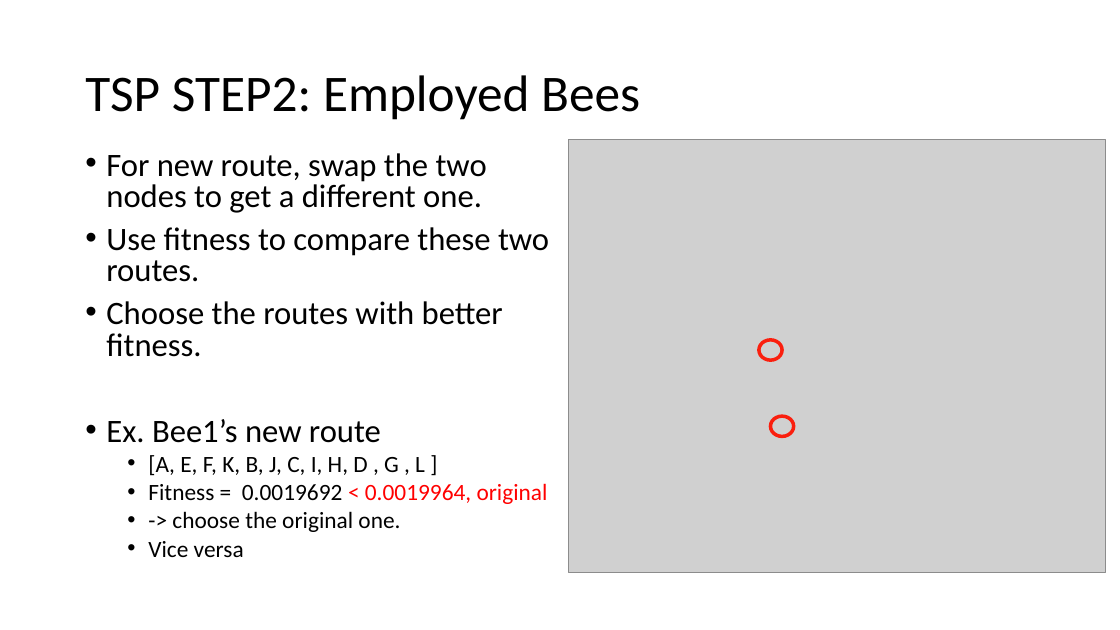
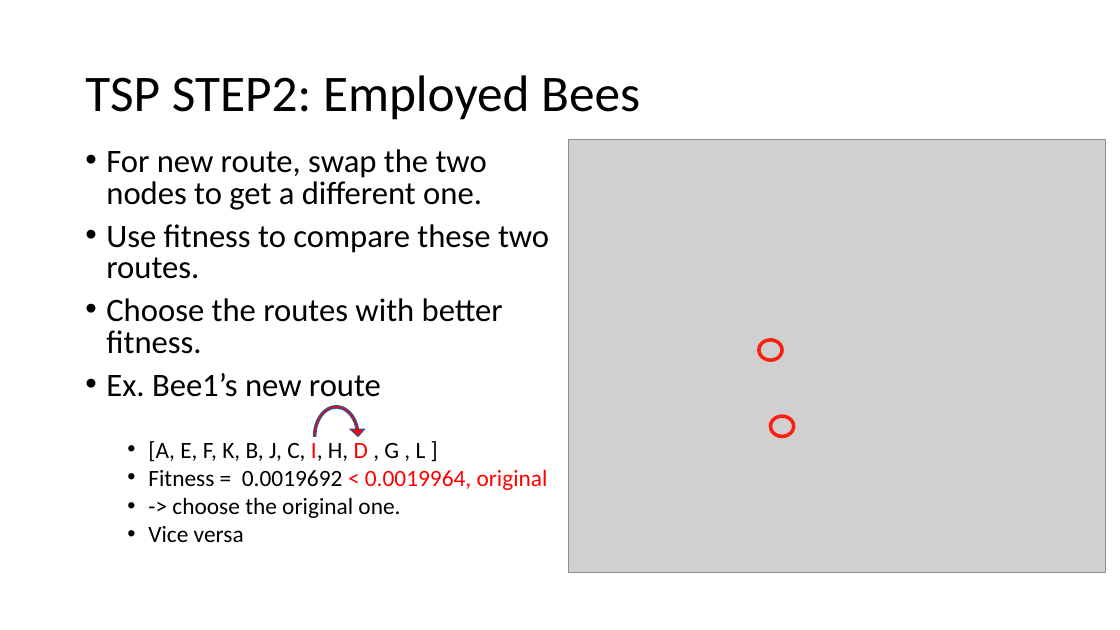
Before and after one commit to dreamakerChao/algorithm_final, a slide deck: slide 33 of 高等演算法報告.pptx. Drawn at 1120x630 pixels with LibreOffice and Linux fonts; fonts in the diff are those of the drawing; grey boxes stand for pictures. Boxes give left, top, right and bottom in pixels: in the first picture for what was removed or moved away, otherwise in the second. Text is boxed around its words. In the diff, an @@ line names an element or a change of style, - is before the commit and + after.

```diff
--- a/高等演算法報告.pptx
+++ b/高等演算法報告.pptx
@@ circular arrow added at (308, 400, 365, 474), fill #FF0000, outline #325491 1 pt @@
@@ text at (148, 441, 426, 462): text colour #000000 to #FF0000 in "I, D" @@
```
Also in this commit, not shown: 7 other slides changed, 3 slides added.
